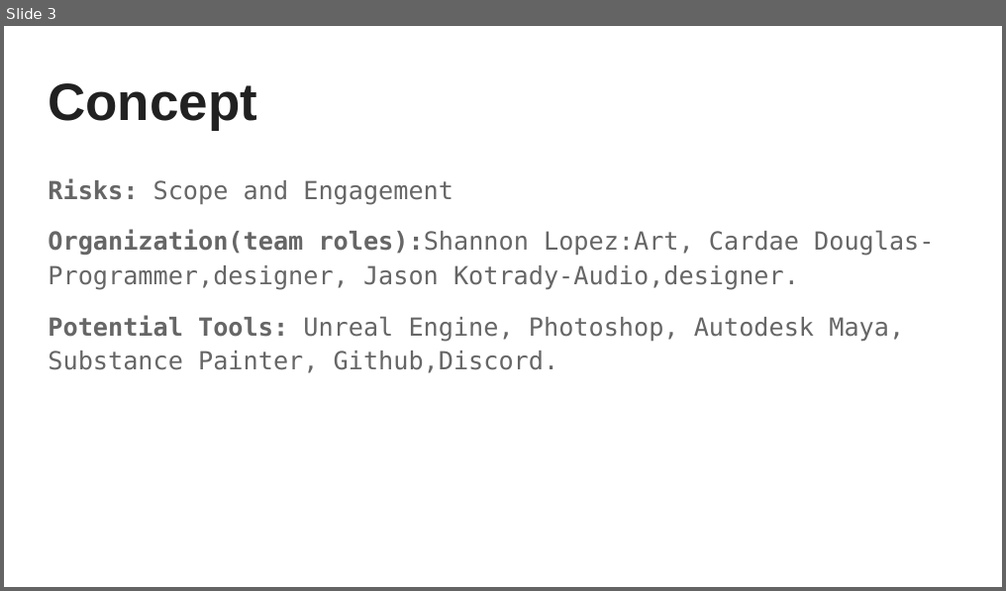
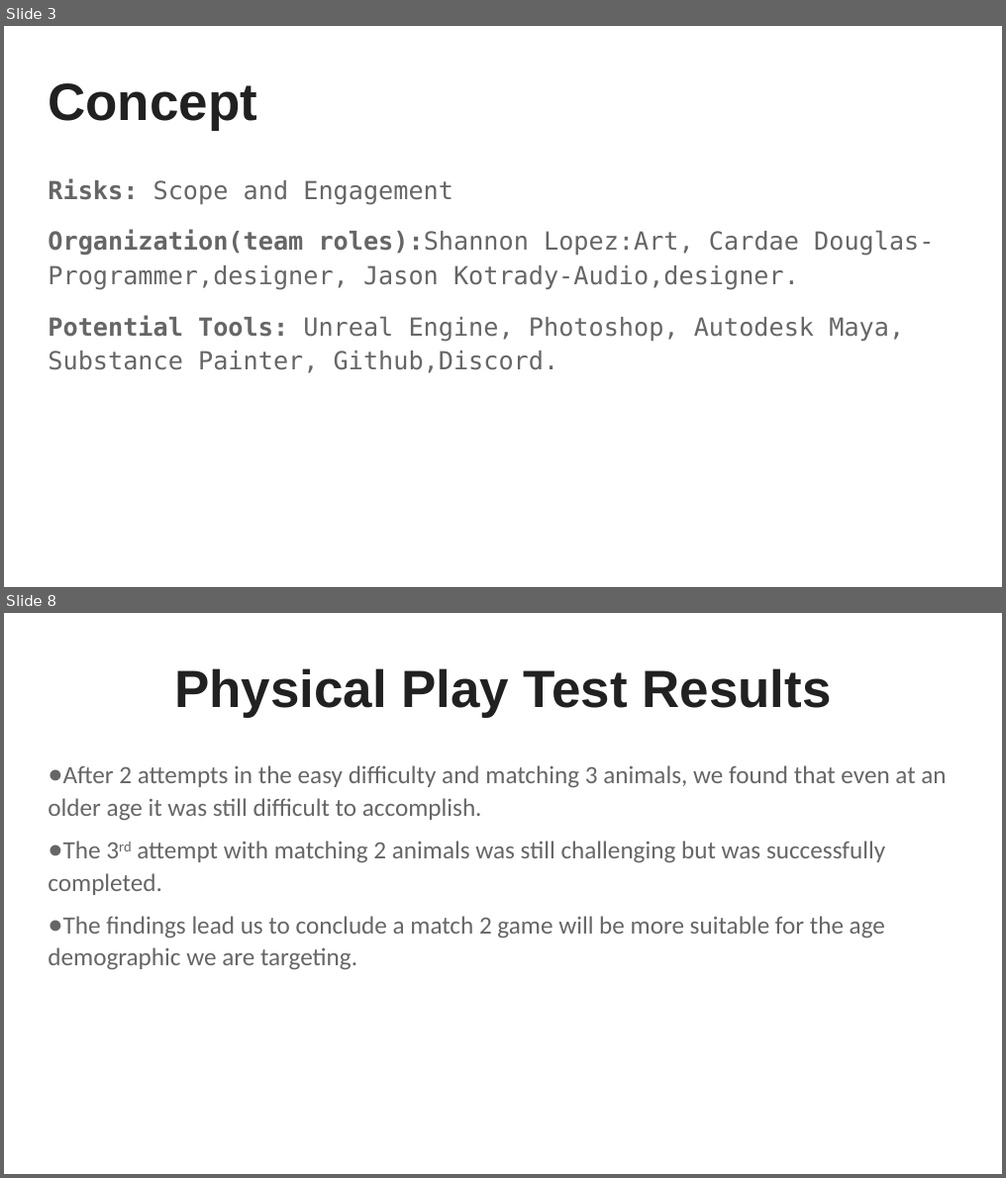
Before and after one commit to JasonKotrady/PCC, a slide deck: PCC Game Pitch.pptx. Shown one above the other, each under a label of ours: slide 3 before the commit, slides 3 and 8 after it; the slides between them are not shown. The pictures are 1006x591 and 1006x1178 pixels, drawn with LibreOffice and Linux fonts; fonts in the diff are those of the drawing. Boxes give left, top, right and bottom in pixels: in the first picture for what was removed or moved away, otherwise in the second. Text is boxed around its words. In the diff, an @@ line names an element or a change of style, - is before the commit and + after.

Commit message:
Play Testing
Added Playtesting Rules and Results to PPT. The video made it too large to share so I will upload that separately.

```diff
--- a/PCC Game Pitch.pptx
+++ b/PCC Game Pitch.pptx
@@ slide 8 added at box(4, 613, 1002, 1174), background #FFFFFF @@
@@ title added at box(174, 668, 831, 717), 37.8 pt, text #212121, bold @@
+Physical Play Test Results
@@ text added at box(48, 765, 945, 970), 18 pt, text #666666 @@
+● After 2 attempts in the easy difficulty and matching 3 animals, we found that even at an older age it was still difficult to accomplish.
+● The 3rd attempt with matching 2 animals was still challenging but was successfully completed.
+● The findings lead us to conclude a match 2 game will be more suitable for the age demographic we are targeting.
```
Also in this commit, not shown: 3 slides changed, 1 other slide added, 1 other file.
